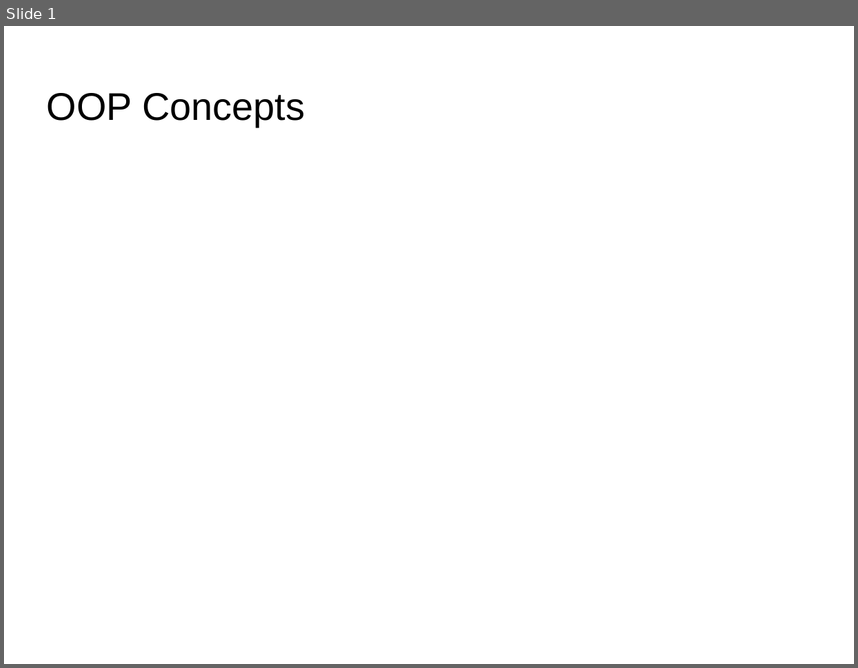
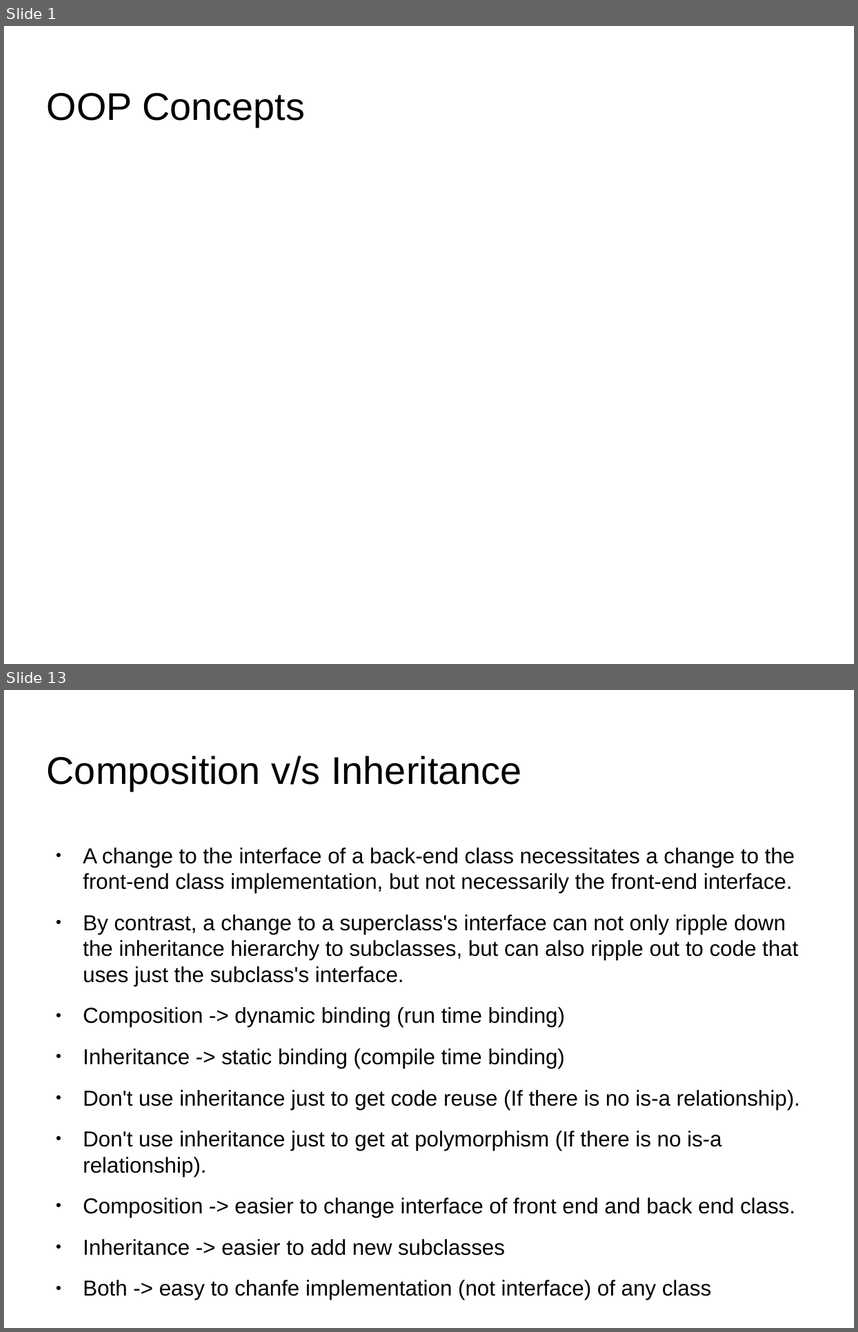
Before and after one commit to tanmayrajani/Internship_PreWork, a slide deck: OOP/OOP_Concepts.odp. Shown one above the other, each under a label of ours: slide 1 before the commit, slides 1 and 13 after it; the slides between them are not shown. The pictures are 858x668 and 858x1332 pixels, drawn with LibreOffice and Linux fonts; fonts in the diff are those of the drawing; background and template pictures are left out. Boxes give left, top, right and bottom in pixels: in the first picture for what was removed or moved away, otherwise in the second. Text is boxed around its words. In the diff, an @@ line names an element or a change of style, - is before the commit and + after.

```diff
--- a/OOP/OOP_Concepts.odp
+++ b/OOP/OOP_Concepts.odp
@@ slide 13 added at <box>4,690,854,1328</box>, background picture (left out) @@
@@ title added at <box>47,756,522,791</box>, 36 pt, text #000000 @@
+Composition v/s Inheritance
@@ text added at <box>83,847,800,1299</box>, 20.1 pt, text #000000 @@
+● A change to the interface of a back-end class necessitates a change to the front-end class implementation, but not necessarily the front-end interface.
+● By contrast, a change to a superclass's interface can not only ripple down the inheritance hierarchy to subclasses, but can also ripple out to code that uses just the subclass's interface.
+● Composition -> dynamic binding (run time binding)
+● Inheritance -> static binding (compile time binding)
+● Don't use inheritance just to get code reuse (If there is no is-a relationship).
+● Don't use inheritance just to get at polymorphism (If there is no is-a relationship).
+● Composition -> easier to change interface of front end and back end class.
+● Inheritance -> easier to add new subclasses
+● Both -> easy to chanfe implementation (not interface) of any class
```
Also in this commit, not shown: 14 other slides added, 4 other files.
